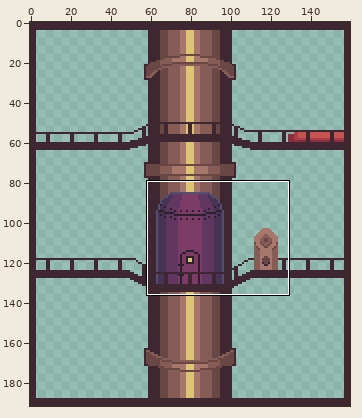
Pixel-art file -- Assets/Sprites/InteriorObjects/interior.aseprite. Above, an overview of the earlier version with the close-up marked.
Close-up. As it was:
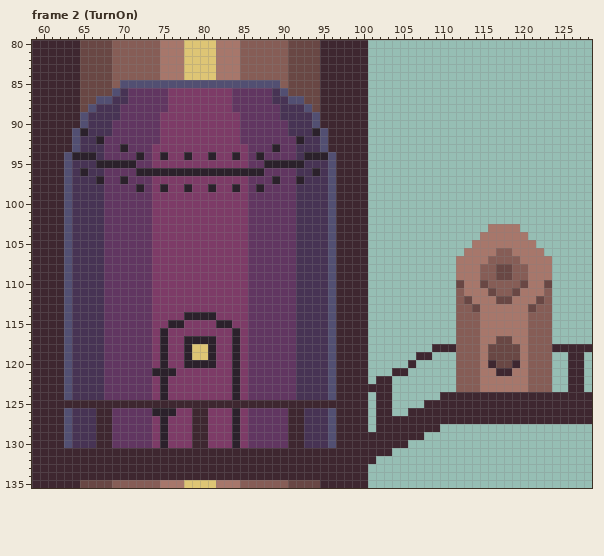
160x192 pixels, 6 frames. Colours within 5 levels of each other are drawn and written as one. Shown: frame 2 (TurnOn): x 59..128, y 80..135. The commit also changed other frames or places, which this record leaves out.
The result:
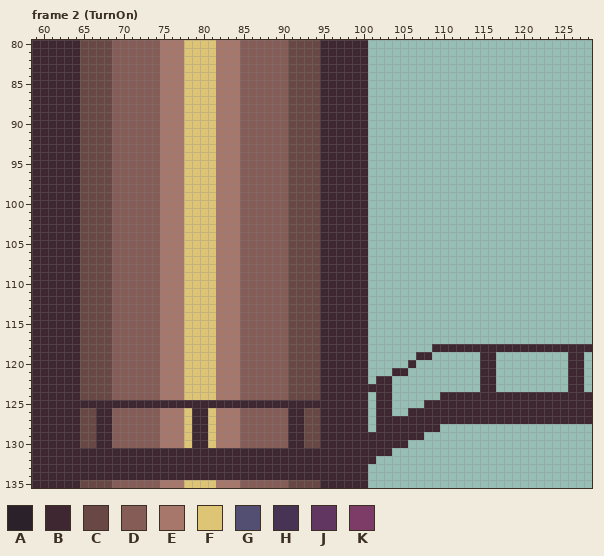
Palette (. is transparent): A #2b212b  B #3e2730  C #694744  D #865d56  E #a7776b  F #dec575  G #524f72  H #473354  J #613661  K #7d3b67
Edits made:
layer "Armstation" now hidden
layer "Door" now hidden
Changed rows in their new state; - is an unchanged pixel.
Frame 2 (TurnOn):
first column x 63:
 85 -------DDDDDEEEFFFFEEEDDDDD----------------------------------
 86 ------DDDDDDEEEFFFFEEEDDDDDD---------------------------------
 87 ----CCDDDDDDEEEFFFFEEEDDDDDDCC-------------------------------
 88 ---CCCDDDDDDEEEFFFFEEEDDDDDDCCC------------------------------
 89 --CCCCDDDDDDEEEFFFFEEEDDDDDDCCCC-----------------------------
 90 --CCCCDDDDDDEEEFFFFEEEDDDDDDCCCC-----------------------------
 91 -BCCCCDDDDDDEEEFFFFEEEDDDDDDCCCCB----------------------------
 92 -BCCCCDDDDDDEEEFFFFEEEDDDDDDCCCCB----------------------------
 93 -BCCCCDDDDDDEEEFFFFEEEDDDDDDCCCCB----------------------------
 94 BBCCCCDDDDDDEEEFFFFEEEDDDDDDCCCCBB---------------------------
 95 BBCCCCDDDDDDEEEFFFFEEEDDDDDDCCCCBB---------------------------
 96 BBCCCCDDDDDDEEEFFFFEEEDDDDDDCCCCBB---------------------------
 97 BBCCCCDDDDDDEEEFFFFEEEDDDDDDCCCCBB---------------------------
 98 BBCCCCDDDDDDEEEFFFFEEEDDDDDDCCCCBB---------------------------
 99 BBCCCCDDDDDDEEEFFFFEEEDDDDDDCCCCBB---------------------------
100 BBCCCCDDDDDDEEEFFFFEEEDDDDDDCCCCBB---------------------------
101 BBCCCCDDDDDDEEEFFFFEEEDDDDDDCCCCBB---------------------------
102 BBCCCCDDDDDDEEEFFFFEEEDDDDDDCCCCBB---------------------------
103 BBCCCCDDDDDDEEEFFFFEEEDDDDDDCCCCBB-------------------....----
104 BBCCCCDDDDDDEEEFFFFEEEDDDDDDCCCCBB------------------......---
105 BBCCCCDDDDDDEEEFFFFEEEDDDDDDCCCCBB-----------------........--
106 BBCCCCDDDDDDEEEFFFFEEEDDDDDDCCCCBB----------------..........-
107 BBCCCCDDDDDDEEEFFFFEEEDDDDDDCCCCBB---------------............
108 BBCCCCDDDDDDEEEFFFFEEEDDDDDDCCCCBB---------------............
109 BBCCCCDDDDDDEEEFFFFEEEDDDDDDCCCCBB---------------............
110 BBCCCCDDDDDDEEEFFFFEEEDDDDDDCCCCBB---------------............
111 BBCCCCDDDDDDEEEFFFFEEEDDDDDDCCCCBB---------------............
112 BBCCCCDDDDDDEEEFFFFEEEDDDDDDCCCCBB---------------............
113 BBCCCCDDDDDDEEEFFFFEEEDDDDDDCCCCBB---------------............
114 BBCCCCDDDDDDEEEFFFFEEEDDDDDDCCCCBB---------------............
115 BBCCCCDDDDDDEEEFFFFEEEDDDDDDCCCCBB---------------............
116 BBCCCCDDDDDDEEEFFFFEEEDDDDDDCCCCBB---------------............
117 BBCCCCDDDDDDEEEFFFFEEEDDDDDDCCCCBB---------------............
118 BBCCCCDDDDDDEEEF--FEEEDDDDDDCCCCBB---------------BBBBBBBBBBBB
119 BBCCCCDDDDDDEEEF--FEEEDDDDDDCCCCBB---------------...BB.......
120 BBCCCCDDDDDDEEEFFFFEEEDDDDDDCCCCBB---------------...B-.......
121 BBCCCCDDDDDDEEEFFFFEEEDDDDDDCCCCBB---------------...BB.......
122 BBCCCCDDDDDDEEEFFFFEEEDDDDDDCCCCBB---------------...BB.......
123 BBCCCCDDDDDDEEEFFFFEEEDDDDDDCCCCBB---------------...BB.......
124 BBCCCCDDDDDDEEEFFFFEEEDDDDDDCCCCBB---------------------------
126 BBCC--DDDDDDEEEF--FEEEDDDDDD--CCBB---------------------------
127 BBCC--DDDDDDEEEF--FEEEDDDDDD--CCBB---------------------------
128 BBCC--DDDDDDEEEF--FEEEDDDDDD--CCBB---------------------------
129 BBCC--DDDDDDEEEF--FEEEDDDDDD--CCBB---------------------------
130 BBCC--DDDDDDEEEF--FEEEDDDDDD--CCBB---------------------------
